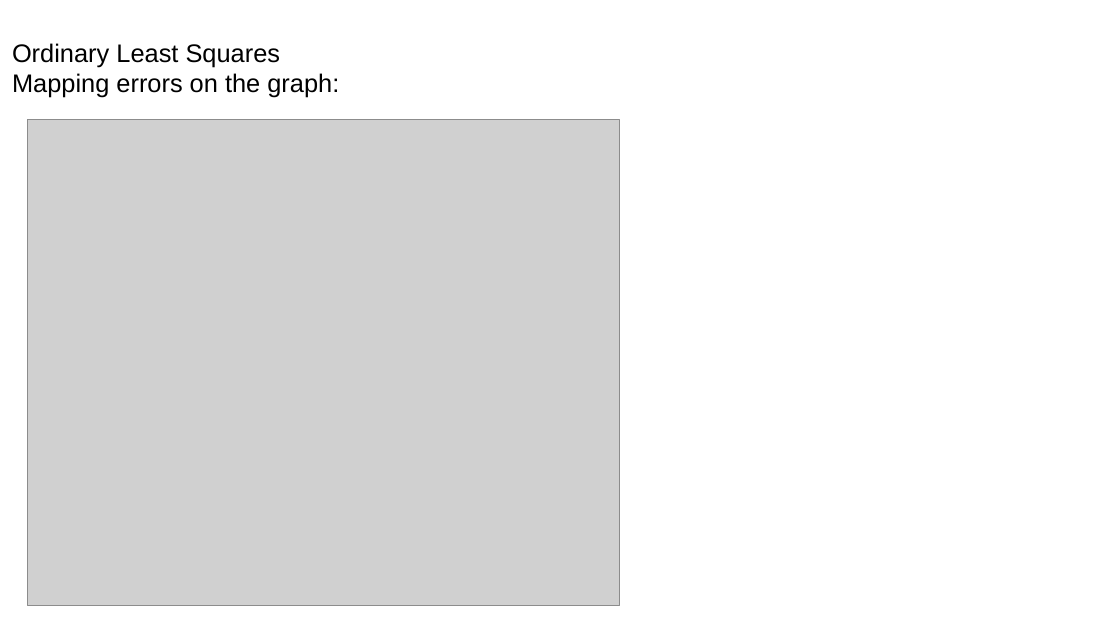
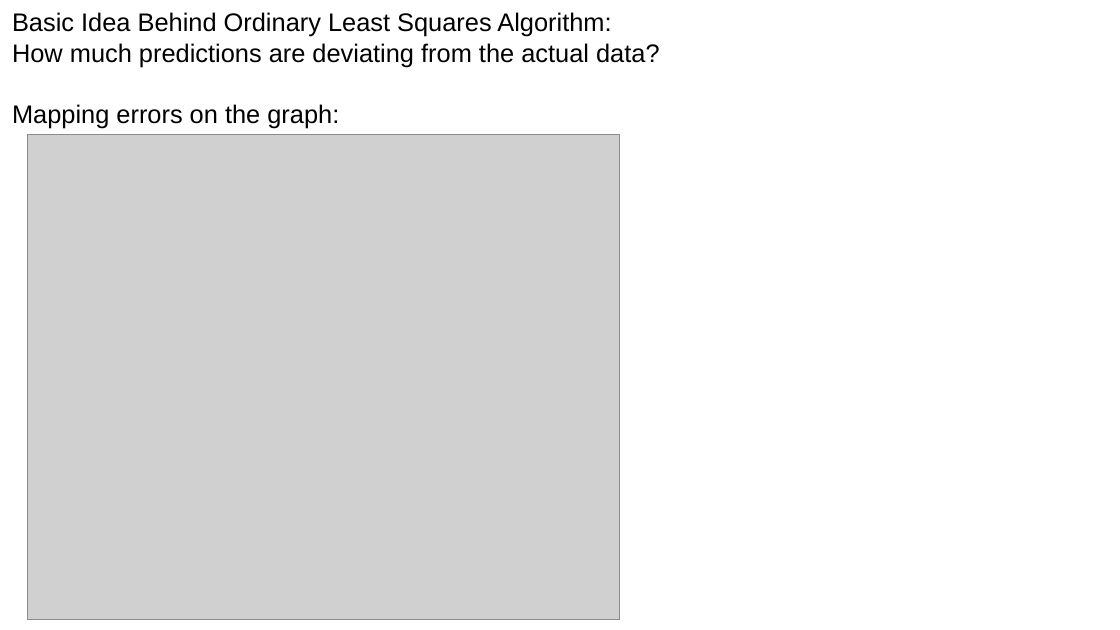
Before and after one commit to ashishjain1547/public_lessons_in_machine_learning, a slide deck: slide 7 of Regression/Hands-on 5 Regression Algorithms Using Scikit-Learn/Hands-on 5 Regression Algorithms Using Scikit-Learn.odp (slide 4 before the commit). Drawn at 1120x630 pixels with LibreOffice and Linux fonts; fonts in the diff are those of the drawing; grey boxes stand for pictures. Boxes give left, top, right and bottom in pixels: in the first picture for what was removed or moved away, otherwise in the second. Text is boxed around its words. In the diff, an @@ line names an element or a change of style, - is before the commit and + after.

```diff
--- a/Regression/Hands-on 5 Regression Algorithms Using Scikit-Learn/Hands-on 5 Regression Algorithms Using Scikit-Learn.odp
+++ b/Regression/Hands-on 5 Regression Algorithms Using Scikit-Learn/Hands-on 5 Regression Algorithms Using Scikit-Learn.odp
@@ title at box(12, 12, 660, 128): text changed @@
-Ordinary Least Squares
-Mapping errors on the graph:
+Basic Idea Behind Ordinary Least Squares Algorithm:
+How much predictions are deviating from the actual data?
+Mapping errors on the graph:
@@ picture: place and size @@
-picture at box(27, 120, 620, 606)
+picture at box(27, 134, 620, 620)
```
Also in this commit, not shown: 6 slides added.
